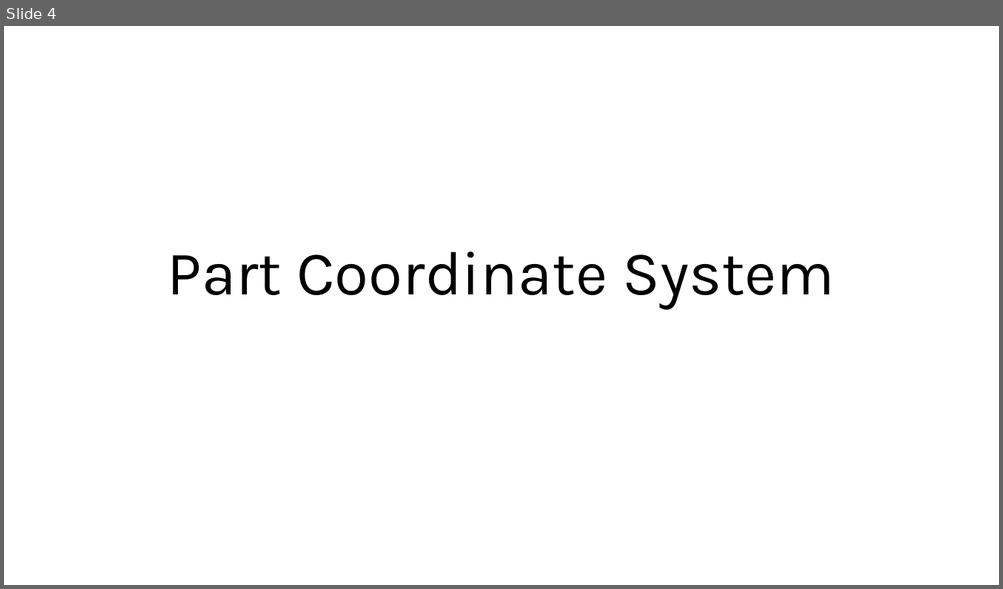
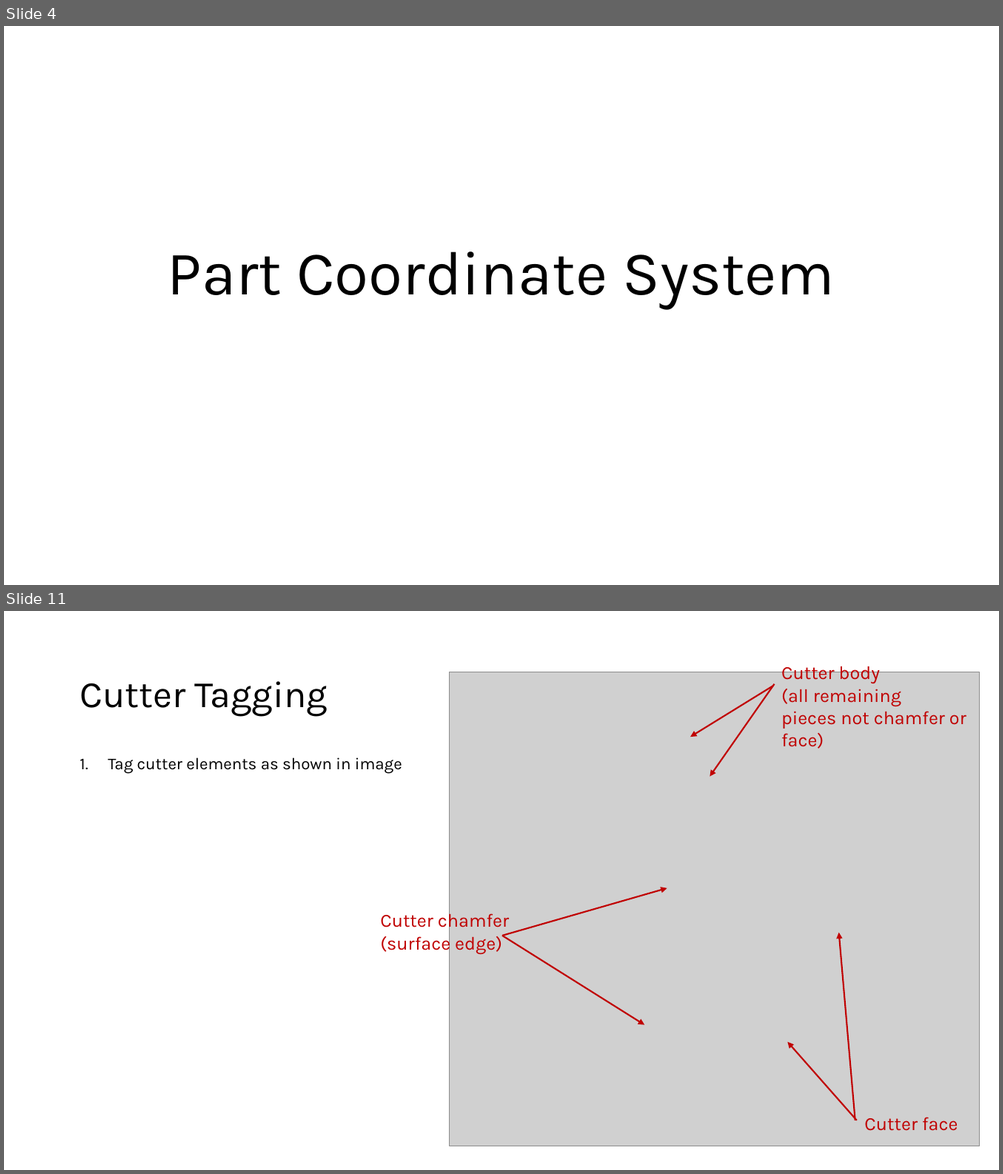
Before and after one commit to justinjones013/CNPC-Resources, a slide deck: Creo CSYS Methodology.pptx. Shown one above the other, each under a label of ours: slide 4 before the commit, slides 4 and 11 after it; the slides between them are not shown. The pictures are 1003x589 and 1003x1174 pixels, drawn with LibreOffice and Linux fonts; fonts in the diff are those of the drawing; grey boxes stand for pictures. Boxes give left, top, right and bottom in pixels: in the first picture for what was removed or moved away, otherwise in the second. Text is boxed around its words. In the diff, an @@ line names an element or a change of style, - is before the commit and + after.

```diff
--- a/Creo CSYS Methodology.pptx
+++ b/Creo CSYS Methodology.pptx
@@ slide 11 added at (4,611,999,1170), background #FFFFFF @@
@@ picture added at (449,672,979,1146) @@
@@ text added at (781,663,966,749), 18 pt, text #C00000 @@
+Cutter body
+(all remaining pieces not chamfer or face)
@@ title added at (79,681,327,716), 36 pt, text #000000 @@
+Cutter Tagging
@@ arrow added from (774, 686) to (691, 737), #C00000 1.5 pt @@
@@ arrow added from (774, 684) to (710, 777), #C00000 1.5 pt @@
@@ text added at (108,758,402,774), 16 pt, text #000000 @@
+1. Tag cutter elements as shown in image
@@ arrow added from (503, 936) to (667, 889), #C00000 1.5 pt @@
@@ text added at (380,911,509,954), 18 pt, text #C00000 @@
+Cutter chamfer (surface edge)
@@ arrow added from (503, 936) to (644, 1025), #C00000 1.5 pt @@
@@ arrow added from (855, 1121) to (839, 933), #C00000 1.5 pt @@
@@ arrow added from (856, 1121) to (788, 1042), #C00000 1.5 pt @@
@@ text added at (864,1117,957,1131), 18 pt, text #C00000 @@
+Cutter face
```
Also in this commit, not shown: 2 slides changed, 4 other slides added, 1 slide removed.
